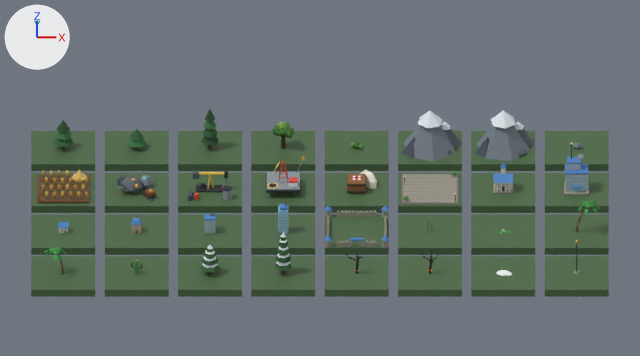
Renders of the Blender file art/env/env.blend from each side of a commit.
Camera for both pictures: the file's camera 'c'. Lighting does not change. The marker at upper left points along +X, +Y and +Z. The older version comes first.

In view in the first picture: 't', 't.002', 't.004', 't.016', 't.018', 't.020', 't.021', 't.022', 't.024', 't.026', 't.028', 't.031' and 51 more.
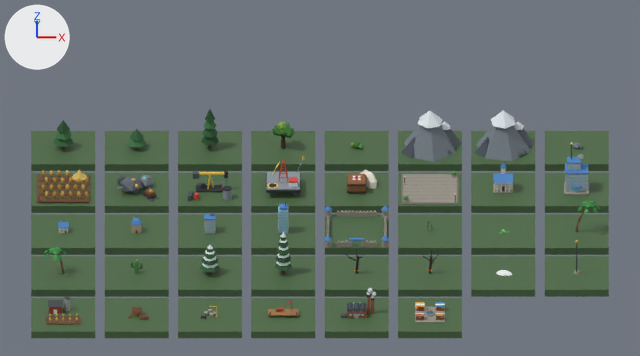
Edits to the bpy script that builds the scene:
```text
Add ob_t_037:
    ob_t_037 = bpy.data.objects.new('t.037', me_t_031.copy())  # the mesh of ob_t_031
    ob_t_037.location = (1.65, -4.8, 0.0)
Add ob_market_main:
    ob_market_main = bpy.data.objects.new('MARKET_main', me_market_main)  # 396 vertices, 330 faces; spans x -0.22..0.22, y -0.22..0.22, z 0.0..0.117; in mat_leaf (green #4f8a3e), mat_wood (brown #8f5d38), mat_woodd (brown #6a4428), mat_ore (orange #e3a344), mat_red (red #d8483b), mat_white (white #eceff1), mat_pave (grey #9a958a), mat_stone (grey #9d978c), mat_awn1 (orange #e0a03a), mat_awn2 (blue #3f86c6), mat_awn3 (red #d8483b), mat_water2 (blue #2f6f90)
    ob_market_main.parent = ob_market
    ob_market_main.location = (0.0, 0.0, 0.0)
Add ob_market:
    ob_market = bpy.data.objects.new('MARKET', None)
    ob_market.location = (1.65, -4.8, 0.0)
Add ob_t_036:
    ob_t_036 = bpy.data.objects.new('t.036', me_t_031.copy())  # the mesh of ob_t_031
    ob_t_036.location = (0.55, -4.8, 0.0)
Add ob_factory_main:
    ob_factory_main = bpy.data.objects.new('FACTORY_main', me_factory_main)  # 296 vertices, 298 faces; spans x -0.24..0.296, y -0.105..0.105, z 0.0..0.428; in mat_metal (greyish blue #4f585f), mat_dark (dark grey #2c3136), mat_glass (cyan #86bfd6), mat_roofd (dark grey #4a4f55), mat_brick (brown #9a5a44), mat_concrete (grey #a4a9ad), mat_smoke (light grey #d8dcdf)
    ob_factory_main.parent = ob_factory
    ob_factory_main.location = (0.0, 0.0, 0.0)
Add ob_factory:
    ob_factory = bpy.data.objects.new('FACTORY', None)
    ob_factory.location = (0.55, -4.8, 0.0)
Add ob_t_035:
    ob_t_035 = bpy.data.objects.new('t.035', me_t_031.copy())  # the mesh of ob_t_031
    ob_t_035.location = (-0.55, -4.8, 0.0)
Add ob_port_main:
    ob_port_main = bpy.data.objects.new('PORT_main', me_port_main)  # 184 vertices, 156 faces; spans x -0.23..0.23, y -0.103..0.085, z -0.08..0.24; in mat_wood (brown #8f5d38), mat_dark (dark grey #2c3136), mat_red (red #d8483b), mat_plank (brown #a07448), mat_log (brown #7a5232)
    ob_port_main.parent = ob_port
    ob_port_main.location = (0.0, 0.0, 0.0)
Add ob_port:
    ob_port = bpy.data.objects.new('PORT', None)
    ob_port.location = (-0.55, -4.8, 0.0)
Add ob_t_034:
    ob_t_034 = bpy.data.objects.new('t.034', me_t_031.copy())  # the mesh of ob_t_031
    ob_t_034.location = (-1.65, -4.8, 0.0)
Add ob_quarry_main:
    ob_quarry_main = bpy.data.objects.new('QUARRY_main', me_quarry_main)  # 172 vertices, 166 faces; spans x -0.135..0.106, y -0.108..0.08, z 0.0..0.2; in mat_metal (greyish blue #4f585f), mat_dark (dark grey #2c3136), mat_yellow (yellow #f2c94c), mat_stone (grey #9d978c)
    ob_quarry_main.parent = ob_quarry
    ob_quarry_main.location = (0.0, 0.0, 0.0)
Add ob_quarry:
    ob_quarry = bpy.data.objects.new('QUARRY', None)
    ob_quarry.location = (-1.65, -4.8, 0.0)
Add ob_t_033:
    ob_t_033 = bpy.data.objects.new('t.033', me_t_031.copy())  # the mesh of ob_t_031
    ob_t_033.location = (-2.75, -4.8, 0.0)
Add ob_camp_main:
    ob_camp_main = bpy.data.objects.new('CAMP_main', me_camp_main)  # 146 vertices, 119 faces; spans x -0.123..0.175, y -0.142..0.058, z -0.001..0.13; in mat_wood (brown #8f5d38), mat_woodd (brown #6a4428), mat_steel (grey #8a959c), mat_plank (brown #a07448), mat_log (brown #7a5232)
    ob_camp_main.parent = ob_camp
    ob_camp_main.location = (0.0, 0.0, 0.0)
Add ob_camp:
    ob_camp = bpy.data.objects.new('CAMP', None)
    ob_camp.location = (-2.75, -4.8, 0.0)
Add ob_t_032:
    ob_t_032 = bpy.data.objects.new('t.032', me_t_031.copy())  # the mesh of ob_t_031
    ob_t_032.location = (-3.85, -4.8, 0.0)
Add ob_farm_main:
    ob_farm_main = bpy.data.objects.new('FARM_main', me_farm_main)  # 366 vertices, 424 faces; spans x -0.266..0.266, y -0.284..0.185, z 0.0..0.228; in mat_wheat (yellow #d9b65a), mat_wheat2 (orange #c39b42), mat_soil (brown #6d5236), mat_wood (brown #8f5d38), mat_white (white #eceff1), mat_barn (red #a8432e), mat_roofd (dark grey #4a4f55), mat_concrete (grey #a4a9ad)
    ob_farm_main.parent = ob_farm
    ob_farm_main.location = (0.0, 0.0, 0.0)
Add ob_farm:
    ob_farm = bpy.data.objects.new('FARM', None)
    ob_farm.location = (-3.85, -4.8, 0.0)
```

Location of each change, (x1, y1, x2, y2) in pixels of the pictures (640 x 356 px):
't.034', added (dark green): after (178, 298, 242, 338)
't.033', added (dark green): after (105, 298, 169, 338)
't.035', added (dark green): after (251, 298, 315, 338)
't.036', added (dark green): after (325, 298, 389, 338)
't.037', added (dark green): after (398, 298, 462, 338)
't.032', added (dark green): after (31, 298, 95, 338)
'FARM_main', added: after (46, 296, 81, 324)
'MARKET_main', added: after (415, 302, 445, 322)
'FACTORY_main', added: after (341, 288, 376, 318)
'PORT_main', added: after (268, 300, 299, 317)
'CAMP_main', added: after (128, 307, 148, 319)
'QUARRY_main', added: after (201, 306, 217, 318)
